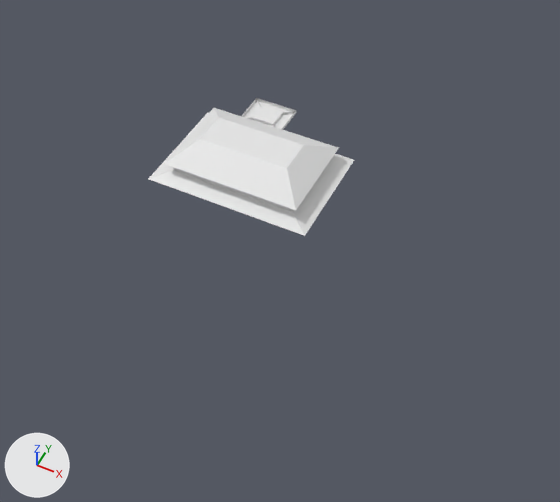
The Blender file 1_working/roof - Copy.blend: old version first, new version second.
Both versions are drawn from a camera (50 mm lens) standing at (41.2, -73.7, 82.4) and looking at (9.8, -10.8, 3.8). Every picture has the same lights, and +X, +Y and +Z are marked at lower left.

Before the edit, the objects in view are built like this:
```python
me_cube_001 = bpy.data.meshes.new('Cube.001')
me_cube_001.from_pydata(...)  # 8 vertices, 5 faces; spans x -0.8..1.2, y -3.1..0.7, z 83.2..105.7
# before: 0 (1.2, -3.1, 83.2) at pixel (163, 163), 1 (-0.8, -3.1, 83.2) at pixel (296, 210), 2 (1.2, 0.7, 83.2) at pixel (213, 107), 3 (-0.8, 0.7, 83.2) at pixel (339, 147), 4 (0.9, -1.9, 105.7) at pixel (199, 138)
# before: 5 (0.9, -0.5, 105.7) at pixel (218, 117), 6 (-0.5, -1.9, 105.7) at pixel (286, 168), 7 (-0.5, -0.5, 105.7) at pixel (303, 144)
me_cube_002 = bpy.data.meshes.new('Cube.002')
me_cube_002.from_pydata([(-0.88, 6.44, 1.04), (-0.88, 6.44, 2.86), (-0.88, -6.44, 1.04), (-0.88, -6.44, 2.86), (0.93, 6.44, 1.04), (0.93, 6.44, 2.86), (0.93, -6.44, 1.04), (0.93, -6.44, 2.86)], [], [(0, 1, 3, 2), (2, 3, 7, 6), (6, 7, 5, 4), (4, 5, 1, 0)])
me_cube_003 = bpy.data.meshes.new('Cube.003')
me_cube_003.from_pydata(...)  # 60 vertices, 53 faces; spans x -0.82..1.23, y -3.11..2.12, z 97.21..105.68
ob_cube = bpy.data.objects.new('Cube', me_cube_002)
ob_cube.location = (-0.3, 0.2, 5.8)
ob_cube.scale = (10.4, 1.0, 1.0)
ob_cube_001 = bpy.data.objects.new('Cube.001', me_cube_001)
ob_cube_001.location = (2.0, 4.5, -1.0)
ob_cube_001.scale = (-10.2, 3.72, 0.113)
ob_cube_002 = bpy.data.objects.new('Cube.002', me_cube_003)
ob_cube_002.location = (2.4, 5.3, -7.3)
ob_cube_002.scale = (-12.2, 4.45, 0.135)
```
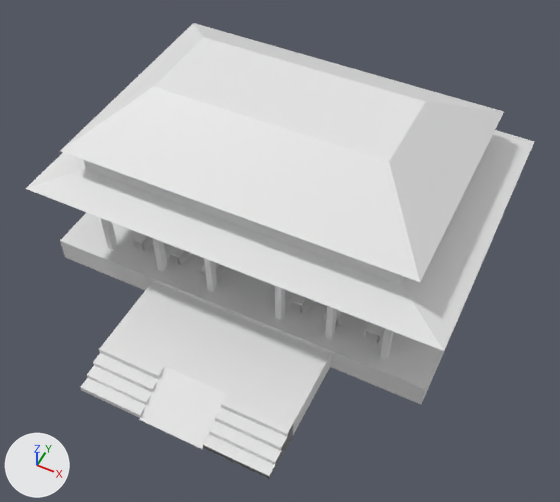
Changed parts and their boxes (x1, y1, x2, y2) in the pictures (560 x 502 px):
'Cube', reshaped, moved, turned, rescaled: before (173, 167, 293, 212); after (26, 23, 535, 351)
'Cube.002', reshaped, moved, rescaled (22% wider, 43% taller): before (148, 98, 354, 236); after (80, 281, 331, 479)
'Cube.001', reshaped, moved, rescaled: before (164, 108, 338, 210); after (60, 212, 493, 404)
'Cube.003', added: after (101, 218, 393, 360)
'Cube_006.004', added: after (127, 232, 385, 343)
part 1 of me_cube_003, added: after (80, 281, 331, 479)
part 2 of me_cube_003, deleted: before (148, 98, 354, 236)
part 3 of me_cube_001, deleted: before (164, 108, 338, 210)
part 4 of me_cube_001, added: after (60, 212, 493, 404)
part 5 of me_cube_002, added: after (26, 23, 535, 351)

The change, as a diff of the scene's bpy script:
```diff
--- a/1_working/roof - Copy.blend.py
+++ b/1_working/roof - Copy.blend.py
@@ me_cube_003 @@
 # used by ob_cube_002; location = (2.4, 5.3, -7.3); scale = (-12.2, 4.45, 0.135)
-me_cube_003.from_pydata(...)  # 60 vertices, 53 faces; spans x -0.82..1.23, y -3.11..2.12, z 97.21..105.68
+me_cube_003.from_pydata(...)  # 172 vertices, 155 faces; spans x -17.06..-2.49, y -7.36..2.64, z 4.01..5.65
+# me_cube_003 part 1: 172 vertices added at x -17.06..-2.49, y -7.36..2.64, z 4.01..5.65
+# me_cube_003 part 2: 60 vertices removed from x -0.82..1.23, y -3.11..2.12, z 97.21..105.68
@@ me_cube_002 @@
 # used by ob_cube; location = (-0.3, 0.2, 5.8); scale = (10.4, 1.0, 1.0)
-me_cube_002.from_pydata(...)  # 8 vertices, 4 faces; spans x -0.88..0.93, y -6.44..6.44, z 1.04..2.86
+me_cube_002.from_pydata(...)  # 29 vertices, 14 faces; spans x -1.18..1.23, y -8.72..8.41, z 0.02..5.15
+# me_cube_002 part 5
+# 21 vertices are added at x -1.18..1.23, y -8.72..8.41, z 0.02..5.15
+# 10 new faces join them
@@ me_cube_001 @@
 me_cube_001.from_pydata(...)  # 8 vertices, 5 faces; spans x -0.8..1.2, y -3.1..0.7, z 83.2..105.7
 # used by ob_cube_001; location = (2.0, 4.5, -1.0); scale = (-10.2, 3.72, 0.113)
 # verts and faces of me_cube_001; kept vertices keep their numbers, new ones are numbered from 8
+# me_cube_001 part 3
+delete_vertices([*range(0, 8)])  # with the faces that use them
+# me_cube_001 part 4
+verts[8] = (-1.0, -1.0, -1.0)  # pixel (421, 404)
+verts[9] = (-1.0, -1.0, 1.0)  # pixel (425, 389)
+verts[10] = (-1.0, 1.0, -1.0)  # pixel (492, 239)
+verts[11] = (-1.0, 1.0, 1.0)
+for new, old in zip([*range(12, 16)], [*range(8, 12)]): verts[new] = verts[old] + (2.0, 0.0, 0.0)
+faces += [(8, 9, 11, 10), (10, 11, 15, 14), (12, 14, 15, 13), (8, 12, 13, 9), (8, 10, 14, 12), (9, 13, 15, 11)]
@@ me_cube_009 @@
+me_cube_009.from_pydata(...)  # 128 vertices, 96 faces; spans x -19.0..79.9, y -1.0..51.8, z -1.0..1.0
@@ me_cube_037 @@
+me_cube_037.from_pydata(...)  # 2112 vertices, 3168 faces; spans x -1.1..16.4, y -1.0..103.9, z -13.5..15.4
@@ ob_cube_002 @@
 ob_cube_002 = bpy.data.objects.new('Cube.002', me_cube_003)
-ob_cube_002.location = (2.4, 5.3, -7.3)
-ob_cube_002.scale = (-12.2, 4.45, 0.135)
+ob_cube_002.location = (25.8, -22.1, -15.2)
+ob_cube_002.scale = (1.94, 1.94, 1.94)
@@ ob_cube @@
 ob_cube = bpy.data.objects.new('Cube', me_cube_002)
-ob_cube.location = (-0.3, 0.2, 5.8)
-ob_cube.scale = (10.4, 1.0, 1.0)
+ob_cube.location = (6.5, -1.1, 9.8)
+ob_cube.rotation_euler = (0.0, 0.0, 3.142)  # degrees (0, 0, 180)
+ob_cube.scale = (24.5, 2.36, 2.36)
@@ ob_cube_001 @@
 ob_cube_001 = bpy.data.objects.new('Cube.001', me_cube_001)
-ob_cube_001.location = (2.0, 4.5, -1.0)
-ob_cube_001.scale = (-10.2, 3.72, 0.113)
+ob_cube_001.location = (5.3, -1.4, -5.5)
+ob_cube_001.scale = (-28.9, 16.5, 1.89)
@@ ob_cube_003 @@
+ob_cube_003 = bpy.data.objects.new('Cube.003', me_cube_009)
+ob_cube_003.location = (19.7, -15.6, 4.4)
+ob_cube_003.scale = (-0.451, 0.569, 8.66)
@@ ob_cube_006_004 @@
+ob_cube_006_004 = bpy.data.objects.new('Cube_006.004', me_cube_037)
+ob_cube_006_004.location = (-13.5, 2.3, -2.7)
+ob_cube_006_004.rotation_euler = (0.0, 0.0, 4.712)  # degrees (0, 0, 270)
+ob_cube_006_004.scale = (1.0, 0.388, 0.0701)
```
